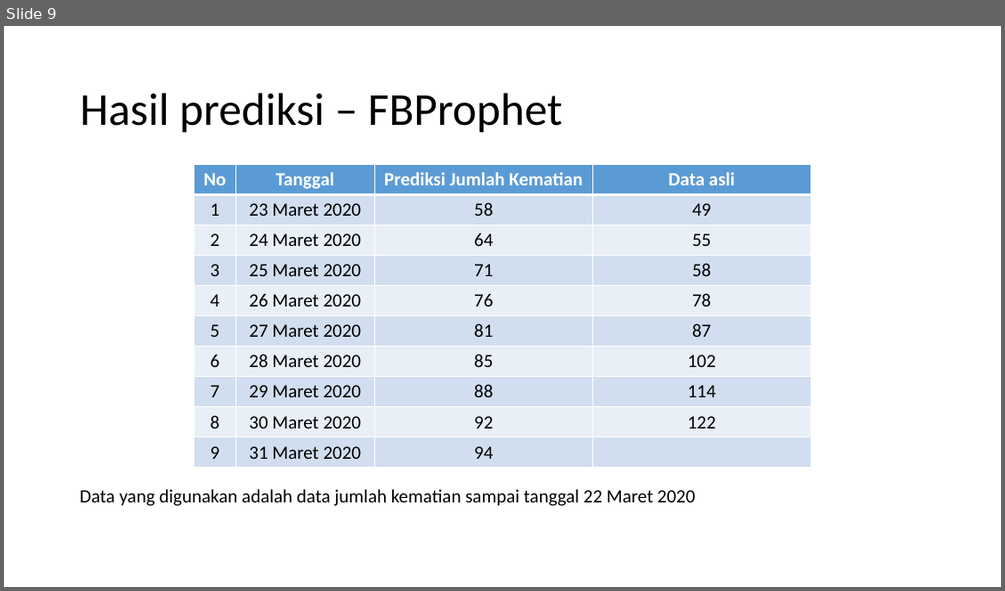
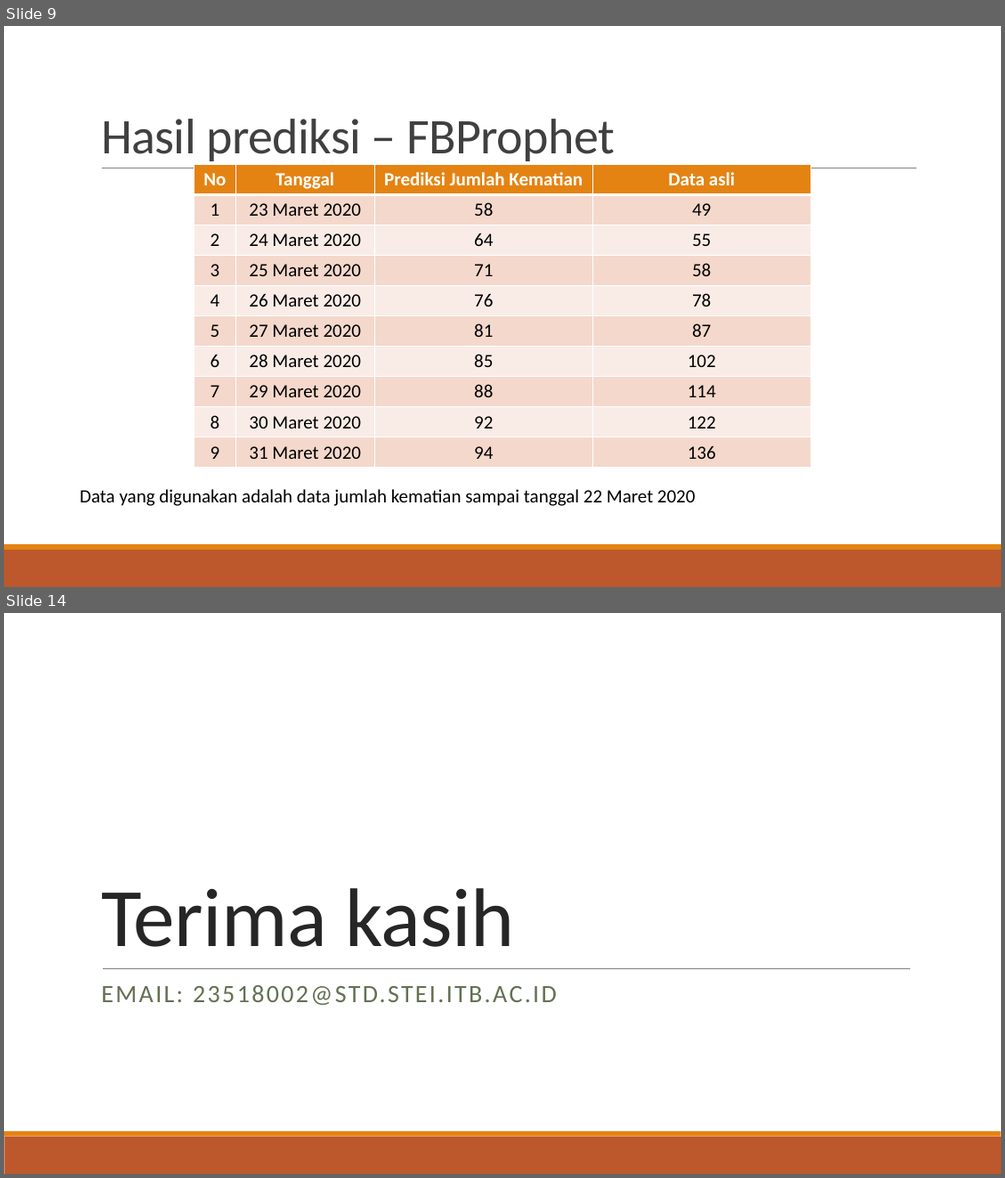
Before and after one commit to andreasnovian/IF5175-ADB-Covid19, a slide deck: PPT-ADB-23518002-Predicting Covid19 death cases in Indonesia.pptx. Shown one above the other, each under a label of ours: slide 9 before the commit, slides 9 and 14 after it; the slides between them are not shown. The pictures are 1005x591 and 1005x1178 pixels, drawn with LibreOffice and Linux fonts; fonts in the diff are those of the drawing. Boxes give left, top, right and bottom in pixels: in the first picture for what was removed or moved away, otherwise in the second. Text is boxed around its words. In the diff, an @@ line names an element or a change of style, - is before the commit and + after.

```diff
--- a/PPT-ADB-23518002-Predicting Covid19 death cases in Indonesia.pptx
+++ b/PPT-ADB-23518002-Predicting Covid19 death cases in Indonesia.pptx
@@ slide 14 added at [4,613,1001,1174], background #FFFFFF; not listed: 2 template elements that a slide beside it also shows @@
@@ title added at [101,888,514,947], 80 pt, text #262626 @@
+Terima kasih
@@ subtitle added at [101,985,557,1005], 24 pt, text #637052 @@
+EMAIL: 23518002@STD.STEI.ITB.AC.ID
@@ line added from (103, 968) to (910, 968), #808080 0.5 pt @@
@@ slide 9 changed as well @@
@@ title "Hasil prediksi – FBProphet": place and size @@
-title "Hasil prediksi – FBProphet" at [80,93,562,133]
+title "Hasil prediksi – FBProphet" at [101,119,615,166]
@@ title "Hasil prediksi – FBProphet" at [101,119,615,166]: size 44 to 48 pt, text colour #000000 to #404040, letter spacing 0 to -0.5 pt; line spacing 0.9 to 0.85; vertical alignment middle to bottom @@
@@ line added from (102, 168) to (917, 168), #808080 0.5 pt @@
@@ table at [194,164,811,468] @@
-row 10, column 4: 
+row 10, column 4: 136
@@ fill #5B9BD5 to #E48312 in row 1 @@
@@ fill #D2DEEF to #F5D9CC in 20 cells @@
@@ fill #EAEFF7 to #FAEDE7 in 16 cells @@
@@ rectangle added at [4,549,1001,587], fill #BD582C @@
@@ rectangle added at [4,544,1001,549], fill #E48312 @@
```
Also in this commit, not shown: 10 other slides changed, 2 other slides added, 1 slide removed, 1 other file.
